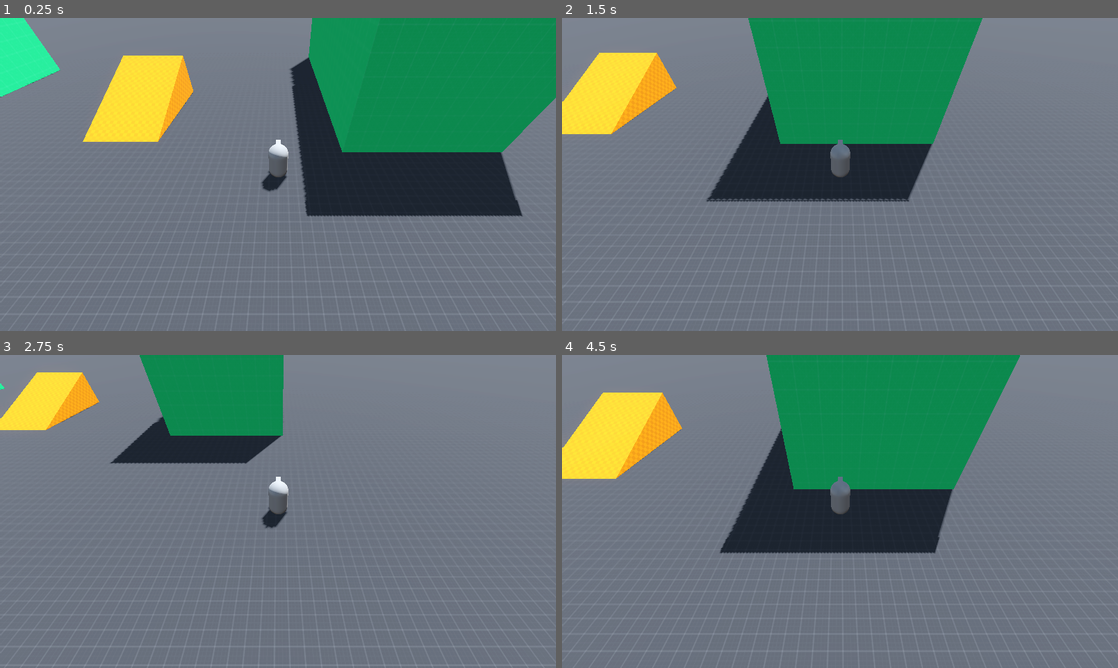
Above: before the commit, frames 1-4 (two rows, left to right).
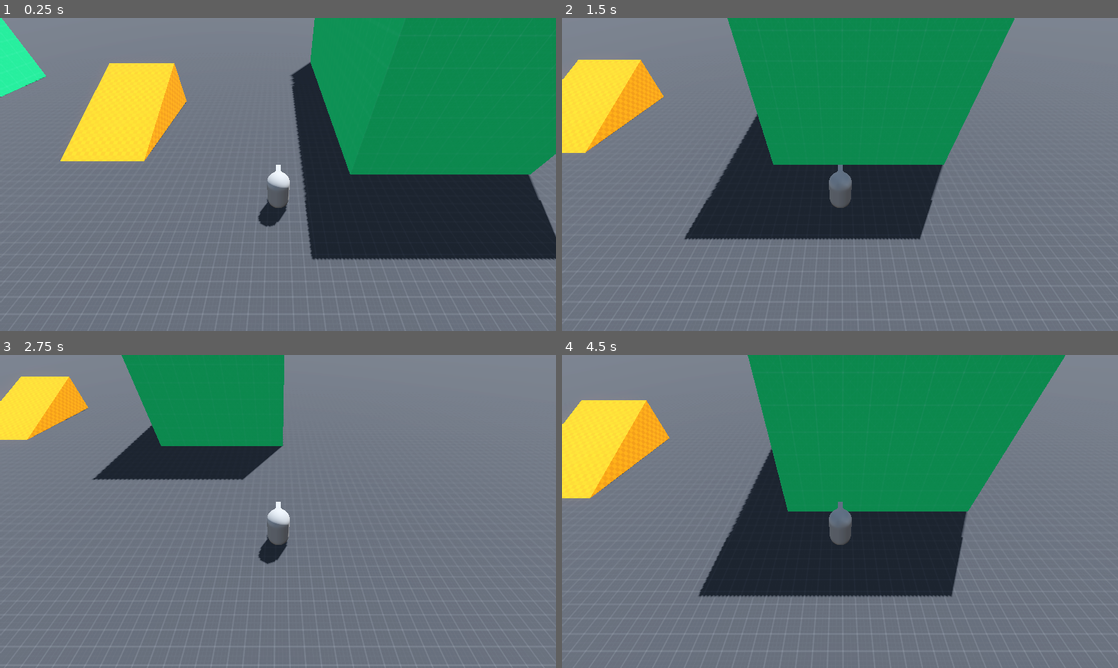
Above: after the commit, the same moments.

Repository: EveningComet/Enigma-Fusion
Game: Godot game, scene res://Scenes/Game.tscn
Two runs of this game, one before a commit and one after it. Both use one fixed random seed, a clock stepped at 60 frames per second and the inputs below.
Inputs:
- Up to frame 1 (0.25 s): no input
- Up to frame 2 (1.5 s): tap Enter at 0.5 s; hold D (move_right) 0.53-1.28 s; tap Space (jump) at 0.77 s; hold S (move_backward) from 1.28 s (still down)
- Up to frame 3 (2.75 s): tap Space (jump) at 1.52 s; release S (move_backward) at 2.03 s; hold D (move_right) from 2.03 s (still down)
- Up to frame 4 (4.5 s): release D (move_right) at 2.78 s; hold W (move_forward) 2.78-3.53 s; tap Space (jump) at 3.02, 3.77 s; hold A (move_left) from 3.53 s (still down)

The runs differ from the first frame. In frame 1, 14% of the frame differs, in the area x 0-100%, y 0-78%; in frame 2, 13%; in frame 3, 5.2%; in frame 4, 16%, in the area x 0-91%, y 0-78%.

Commit message:
Follow Camera
Implemented a basic follow camera.

Diff:
--- a/Scenes/Player/Player.tscn
+++ b/Scenes/Player/Player.tscn
@@ -1,6 +1,7 @@
-[gd_scene load_steps=6 format=3 uid="uid://bc7v43o528ywf"]
+[gd_scene load_steps=7 format=3 uid="uid://bc7v43o528ywf"]
 
 [ext_resource type="Script" path="res://Scripts/Player/PlayerLocomotionController.gd" id="1_ney4i"]
+[ext_resource type="Script" path="res://Scripts/Player/CameraController.gd" id="1_x8v2e"]
 [ext_resource type="Script" path="res://Scripts/Player/PL States/PLGround.gd" id="2_bfebh"]
 [ext_resource type="Script" path="res://Scripts/Player/PL States/PLAir.gd" id="3_eejd3"]
 
@@ -25,6 +26,7 @@
 [node name="Camera Rig" type="SpringArm3D" parent="."]
 transform = Transform3D(1, 0, 0, 0, 1, 0, 0, 0, 1, 0, 7, 7)
 margin = 0.2
+script = ExtResource("1_x8v2e")
 
 [node name="Camera3D" type="Camera3D" parent="Camera Rig"]
 transform = Transform3D(1, 0, 0, 0, 0.707107, 0.707107, 0, -0.707107, 0.707107, 0, 0, 0)
--- /dev/null
+++ b/Scripts/Player/CameraController.gd
@@ -0,0 +1,27 @@
+## Controls the camera for a player.
+class_name CameraController extends SpringArm3D
+
+## The current thing this camera should be focused on.
+var target: Node3D
+
+var mouse_sensitivity:      float = 0.1 # TODO: Clamp this between 0.1 and 1. Also, make this a global setting.
+var controller_sensitivity: float = 2.5 # TODO: Make this a global setting.
+
+# The minimum and maximum allowed tilt for this camera
+var min_pitch: float = -75.0
+var max_pitch: float = 75.0
+
+var wrap_0:   float = 0.0
+var wrap_max: float = 360.0
+
+func _ready() -> void:
+	set_as_top_level(true)
+	target = get_parent()
+	add_excluded_object(get_parent())
+
+func _process(delta: float) -> void:
+	move_camera( delta )
+
+func move_camera(delta: float) -> void:
+	var target_pos: Vector3 = target.global_position + Vector3(0, 7, 5)
+	global_position = target_pos
--- /dev/null
+++ b/Scripts/Player/PlayerInputController.gd
@@ -0,0 +1,8 @@
+## Responsible for managing the player's input.
+class_name PlayerInputController extends Node
+
+var input_dir: Vector3 = Vector3.ZERO
+
+# Called every frame. 'delta' is the elapsed time since the previous frame.
+func _process(delta: float) -> void:
+	pass
